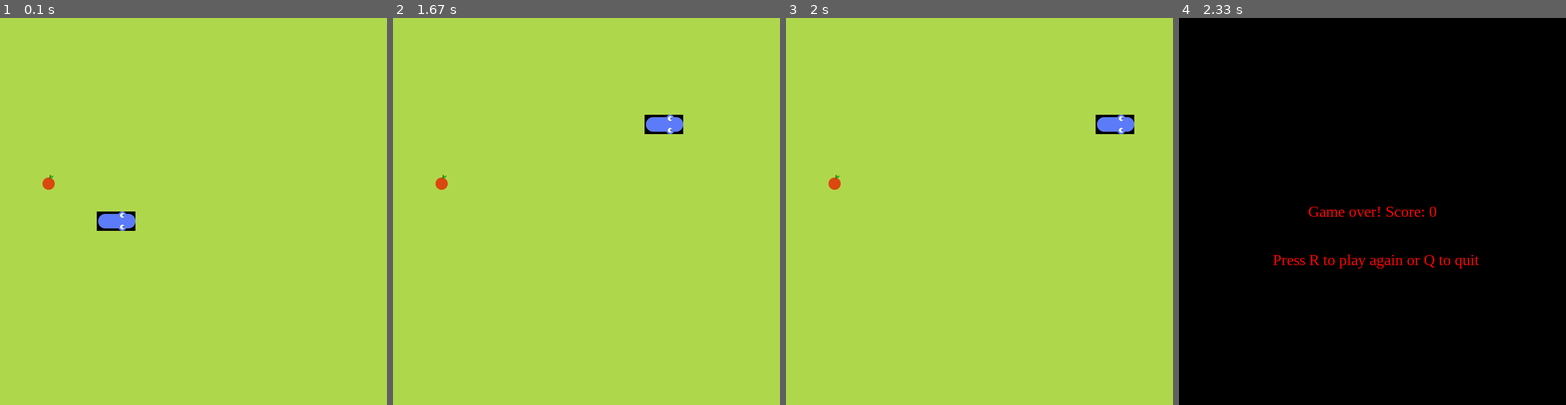
Above: before the commit, frames 1-4 (left to right).
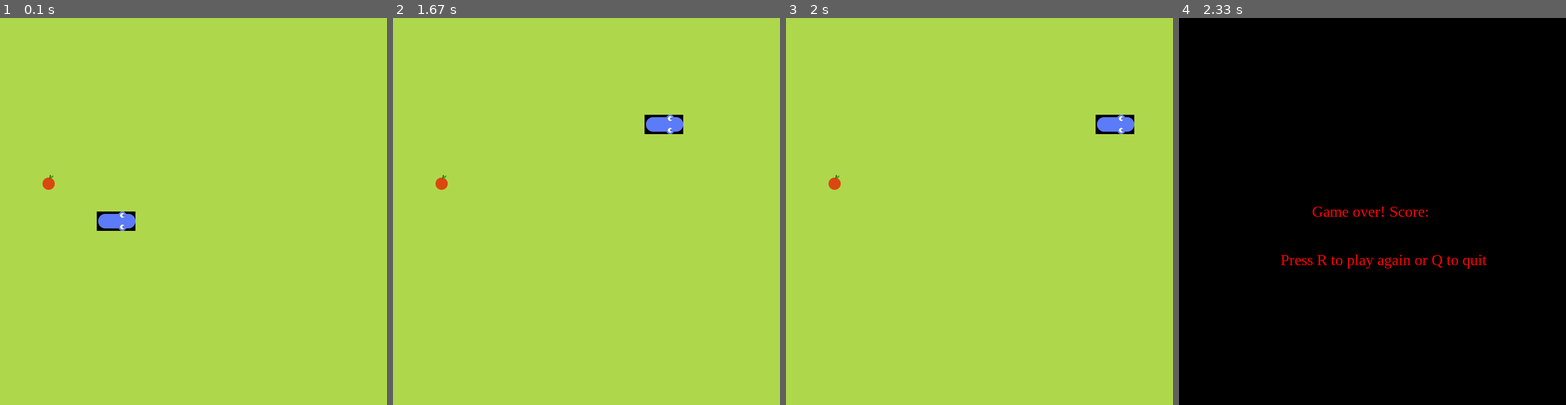
Above: after the commit, the same moments.

Repository: tenos200/snakePygame
Game: pygame game, started from snake.py
The game is run twice, just before and just after one commit, with the same random seed, the same clock (stepped at 60 frames per second) and the same inputs.
Inputs:
- Up to frame 1 (0.1 s): no input
- Up to frame 2 (1.67 s): hold Right 0.33-0.8 s; hold Up 0.83-1.3 s; hold Right from 1.33 s (still down)
- Up to frame 3 (2 s): release Right at 1.8 s
- Up to frame 4 (2.33 s): no input

Frames 1-3 are identical in both runs. In frame 4, 1.0% of the frame differs, in the area x 24-80%, y 48-65%.

Commit message:
game over menu is no longer slow

Diff:
--- a/snake.py
+++ b/snake.py
@@ -5,13 +5,34 @@
 import random
 
 #to do -
-#fix game over menu speed
 #add menu
 #allow snake to travel outside the box
 
-class Menu:
-    def __init__(self):
-        pass
+
+#globals
+pg.init()
+cell_size = 40
+cell_number = 20
+font = pg.font.SysFont('timesnewroman', 32)
+game_over_msg = f'Game over! Score: '
+game_over_msg2 = f'Press R to play again or Q to quit'
+text = font.render(game_over_msg, True,
+        (255, 0, 0), (0, 0, 0))
+text2 = font.render(game_over_msg2, True,
+        (255, 0, 0), (0, 0, 0))
+textRect = text.get_rect()
+textRect.center = (cell_number*cell_size / 2, cell_number*cell_size / 2)
+textRect2 = text.get_rect()
+textRect2.midright= (cell_number*cell_size / 2 + 60,
+        cell_number*cell_size / 2 + 100)
+board = pg.display.set_mode((cell_size * cell_number,
+    cell_size * cell_number))
+pg.display.set_caption('Snake by Tenos200')
+clock = pg.time.Clock()
+SCREEN_UPDATE = pg.USEREVENT
+pg.time.set_timer(SCREEN_UPDATE, 120)
+
+
 
 class Snake:
     def __init__(self):
@@ -146,7 +167,6 @@
         self.y = random.randint(0, cell_number - 1)
         self.vector = v2(self.x, self.y)
 
-
 class Main:
     def __init__(self):
         self.framerate = 60
@@ -177,9 +197,9 @@
                 self.food.place_food()
 
     def check_boundary(self):
-        if (self.snake.body[0].x >= cell_number or self.snake.body[0].x < 0):
+        if self.snake.body[0].x >= cell_number or self.snake.body[0].x < 0:
             self.game_over()
-        if (self.snake.body[0].y >= cell_number or self.snake.body[0].y < 0):
+        if self.snake.body[0].y >= cell_number or self.snake.body[0].y < 0:
             self.game_over()
 
         for block in self.snake.body[1:]:
@@ -188,29 +208,16 @@
 
     def game_over(self):
         self.game_over_menu = True
-        game_over_msg = (f'Game over! Score: {self.score}')
-        game_over_msg2 = (f'Press R to play again or Q to quit')
-        self.display_message(game_over_msg, game_over_msg2)
+        self.display_message()
 
     def update_score(self):
         self.score = len(self.snake.body)
 
-    def display_message(self, message, message2):
+    def display_message(self):
         #this method could be what is causing the issue investigate this further.
         board.fill(self.game_over_color)
-        font = pg.font.SysFont('timesnewroman', 32)
-        text = font.render(message, True,
-                (255, 0, 0), (0, 0, 0))
-        text2 = font.render(message2, True,
-                (255, 0, 0), (0, 0, 0))
-        textRect = text.get_rect()
-        textRect.center = (cell_number*cell_size / 2, cell_number*cell_size / 2)
-        textRect2 = text.get_rect()
-        textRect2.midright= (cell_number*cell_size / 2 + 60,
-                cell_number*cell_size / 2 + 100)
         board.blit(text, textRect)
         board.blit(text2, textRect2)
-        pg.display.update()
 
     def run(self):
 
@@ -250,15 +257,5 @@
             pg.display.update()
             clock.tick(self.framerate)
 
-cell_size = 40
-cell_number = 20
-pg.init()
-board = pg.display.set_mode((cell_size * cell_number,
-    cell_size * cell_number))
-pg.display.set_caption('Snake by Tenos200')
-clock = pg.time.Clock()
-SCREEN_UPDATE = pg.USEREVENT
-pg.time.set_timer(SCREEN_UPDATE, 120)
-
 game = Main()
 game.run()
